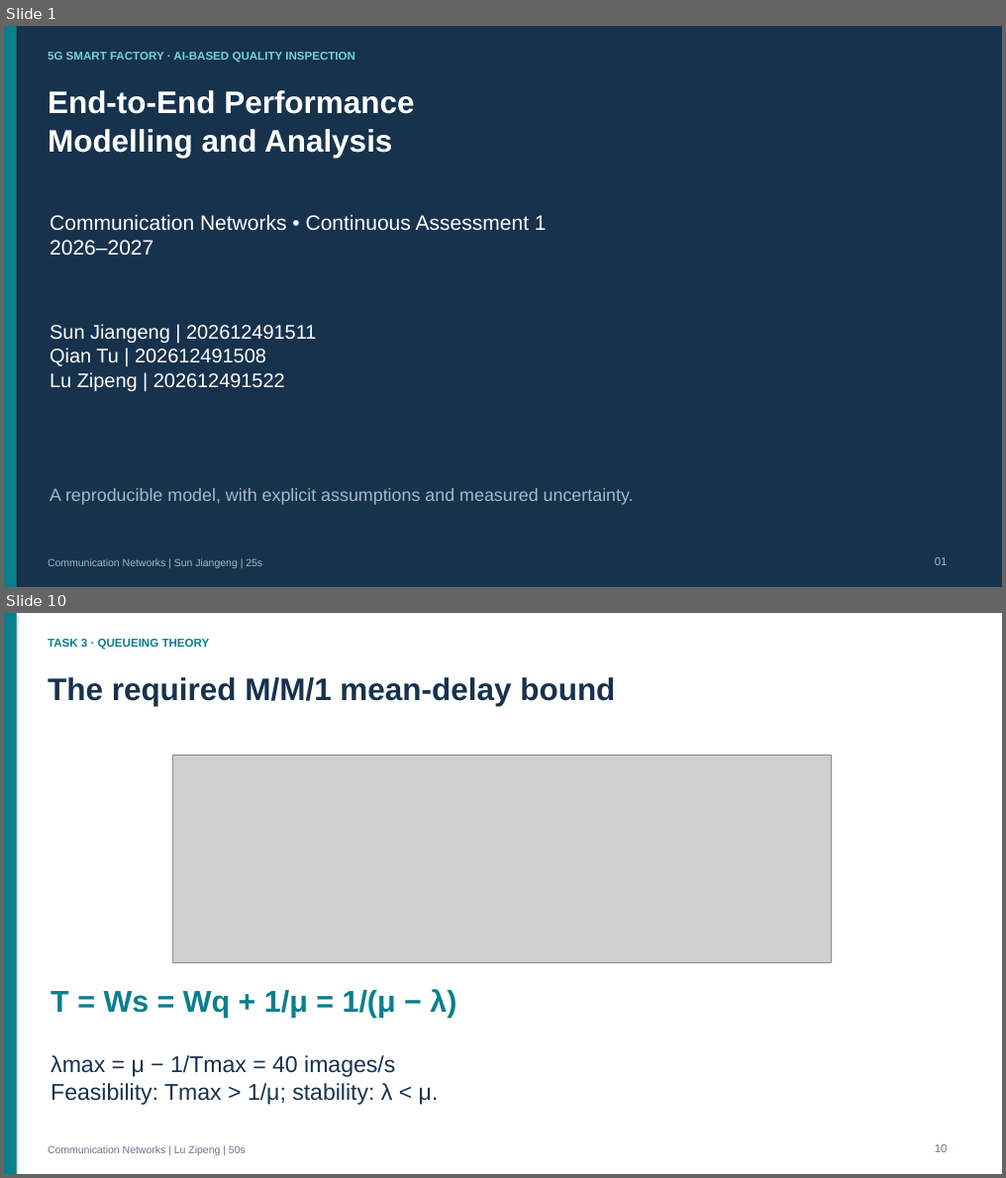
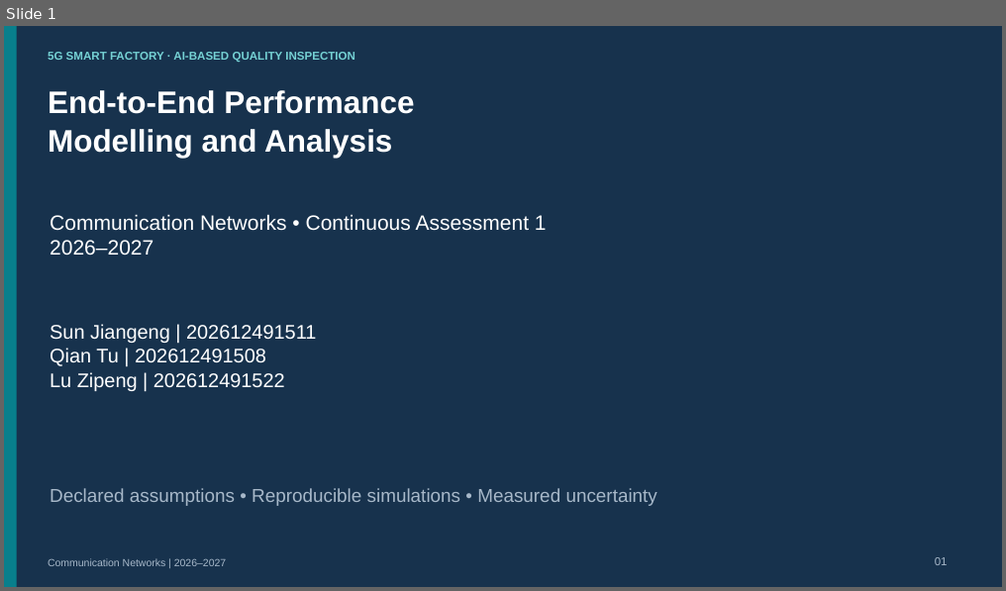
Before and after one commit to thelu260325/-, a slide deck: deliverables/communication_networks_2026_project/project/slides/Communication_Networks_Presentation.pptx. Shown one above the other, each under a label of ours: slides 1 and 10 before the commit, slide 1 after it; the slides between them are not shown. The pictures are 1006x1178 and 1006x591 pixels, drawn with LibreOffice and Linux fonts; fonts in the diff are those of the drawing; grey boxes stand for pictures. Boxes give left, top, right and bottom in pixels: in the first picture for what was removed or moved away, otherwise in the second. Text is boxed around its words. In the diff, an @@ line names an element or a change of style, - is before the commit and + after.

Commit message:
Review communication networks presentation and speaking script

```diff
--- a/deliverables/communication_networks_2026_project/project/slides/Communication_Networks_Presentation.pptx
+++ b/deliverables/communication_networks_2026_project/project/slides/Communication_Networks_Presentation.pptx
@@ slide 10 removed at bbox=[4, 613, 1002, 1174], background #FFFFFF @@
@@ rectangle removed at bbox=[4, 613, 1002, 1174] @@
@@ rectangle removed at bbox=[4, 613, 17, 1174] @@
@@ text removed at bbox=[48, 639, 210, 649] @@
-TASK 3 · QUEUEING THEORY
@@ text removed at bbox=[48, 677, 615, 706] @@
-The required M/M/1 mean-delay bound
@@ picture removed at bbox=[173, 756, 832, 963] @@
@@ text removed at bbox=[51, 989, 456, 1018] @@
-T = Ws = Wq + 1/μ = 1/(μ − λ)
@@ text removed at bbox=[51, 1056, 439, 1105] @@
-λmax = μ − 1/Tmax = 40 images/s
-Feasibility: Tmax > 1/μ; stability: λ < μ.
@@ text removed at bbox=[48, 1146, 246, 1156] @@
-Communication Networks | Lu Zipeng | 50s
@@ text removed at bbox=[935, 1145, 947, 1153] @@
-10
@@ slide 1 changed as well @@
@@ rectangle at bbox=[4, 26, 1002, 587]: shadow off @@
@@ text at bbox=[50, 488, 657, 506]: text changed; size 17 to 18 pt @@
-A reproducible model, with explicit assumptions and measured uncertainty.
+Declared assumptions • Reproducible simulations • Measured uncertainty
@@ text at bbox=[48, 559, 226, 567]: text changed @@
-Communication Networks | Sun Jiangeng | 25s
+Communication Networks | 2026–2027
```
Also in this commit, not shown: 7 other slides changed, 7 slides added, 5 other slides removed, 26 other files.
